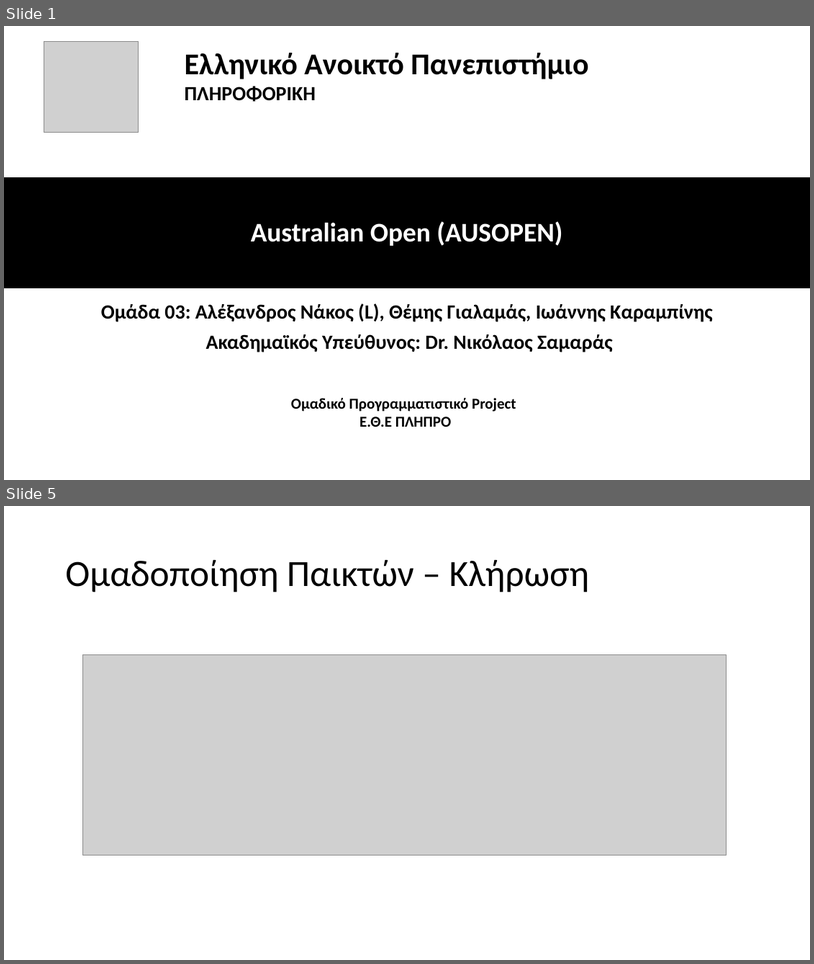
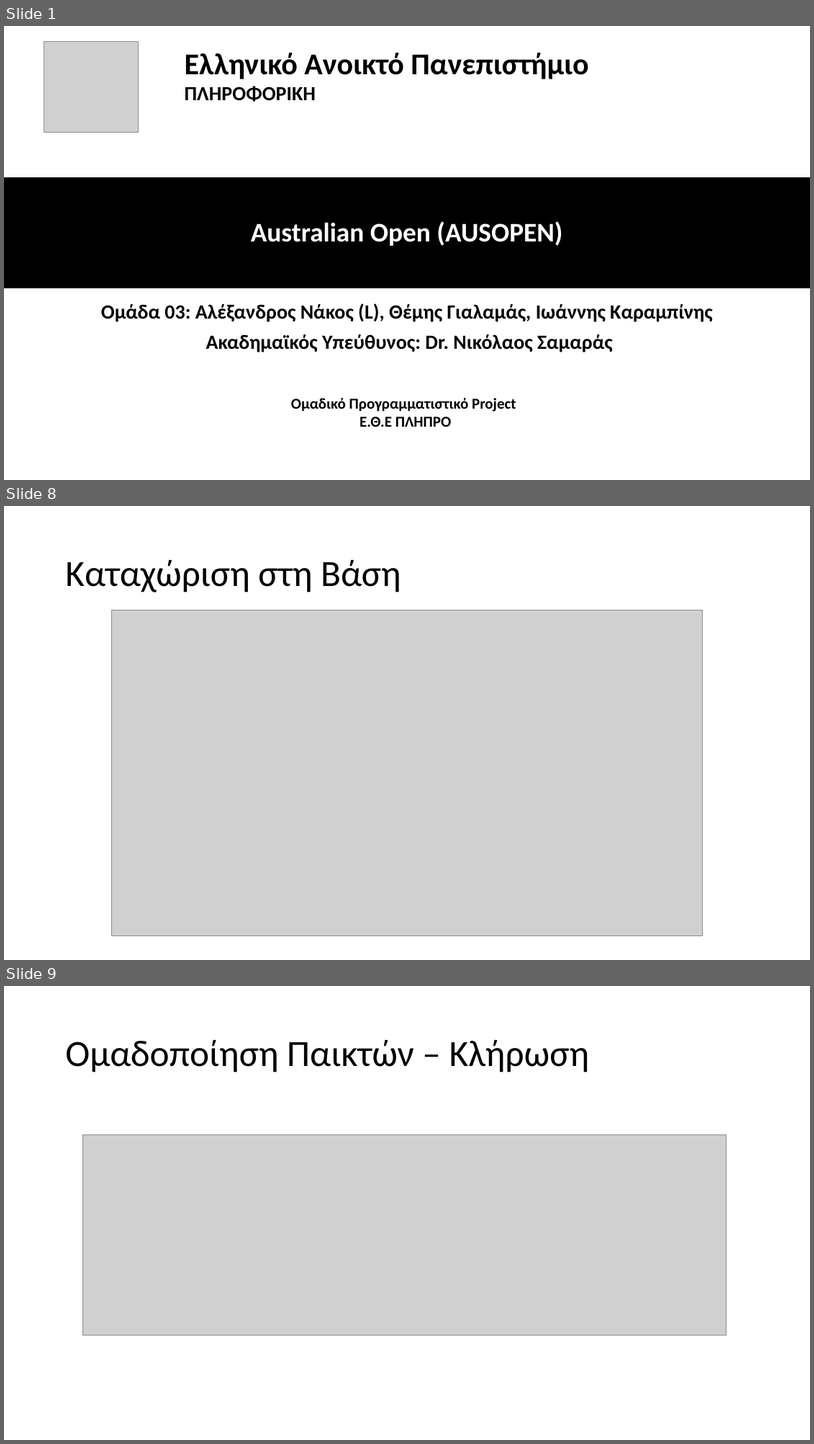
Before and after one commit to Grinabl/plhpro-group3-21-22, a slide deck: ΠΛΗΠΡΟ-ΟΜΑΔΑ03-Australian Open.pptx. Shown one above the other, each under a label of ours: slides 1 and 5 before the commit, slides 1, 8 and 9 after it; the slides between them are not shown. The pictures are 814x964 and 814x1444 pixels, drawn with LibreOffice and Linux fonts; fonts in the diff are those of the drawing; grey boxes stand for pictures. Boxes give left, top, right and bottom in pixels: in the first picture for what was removed or moved away, otherwise in the second. Text is boxed around its words. In the diff, an @@ line names an element or a change of style, - is before the commit and + after.

```diff
--- a/ΠΛΗΠΡΟ-ΟΜΑΔΑ03-Australian Open.pptx
+++ b/ΠΛΗΠΡΟ-ΟΜΑΔΑ03-Australian Open.pptx
@@ slide 8 added at <box>4,506,810,960</box>, background #FFFFFF @@
@@ title added at <box>65,560,401,592</box>, 44 pt, text #000000 @@
+Καταχώριση στη Βάση
@@ picture added at <box>112,610,703,936</box> @@
@@ what was slide 5 is now slide 9 @@
```
Also in this commit, not shown: 2 slides changed, 8 other slides added, 1 slide removed.
